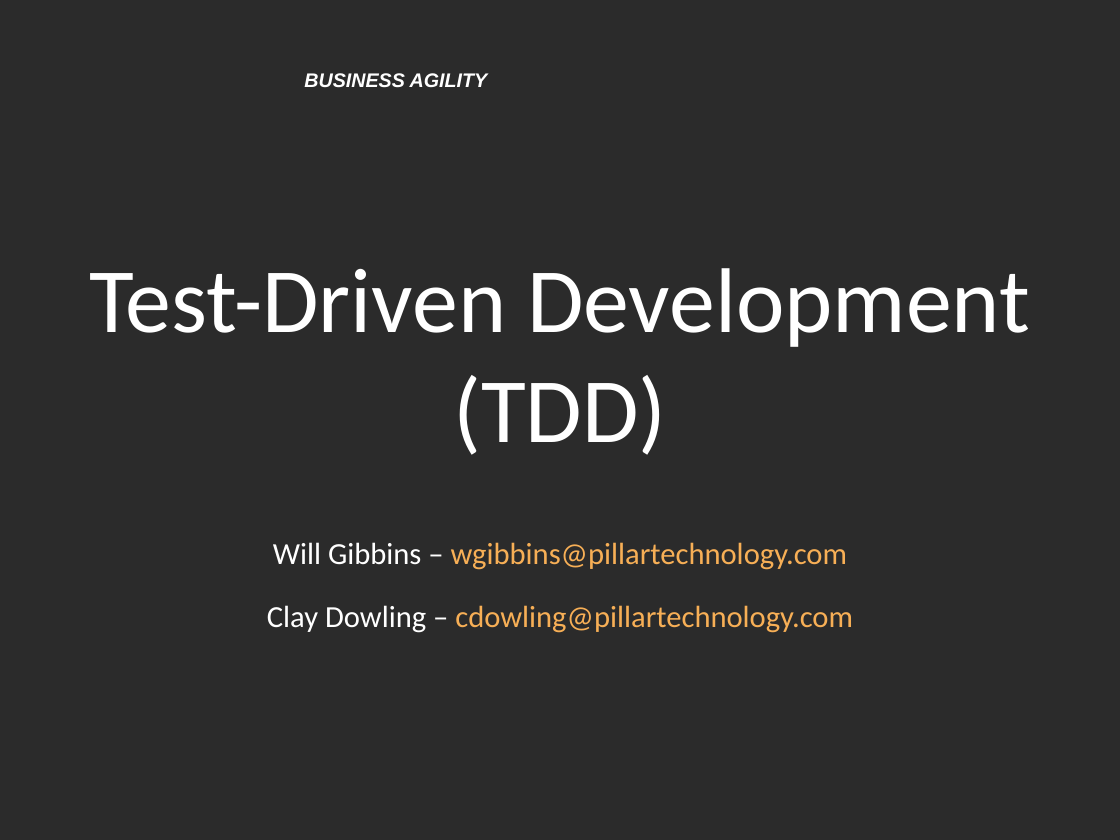
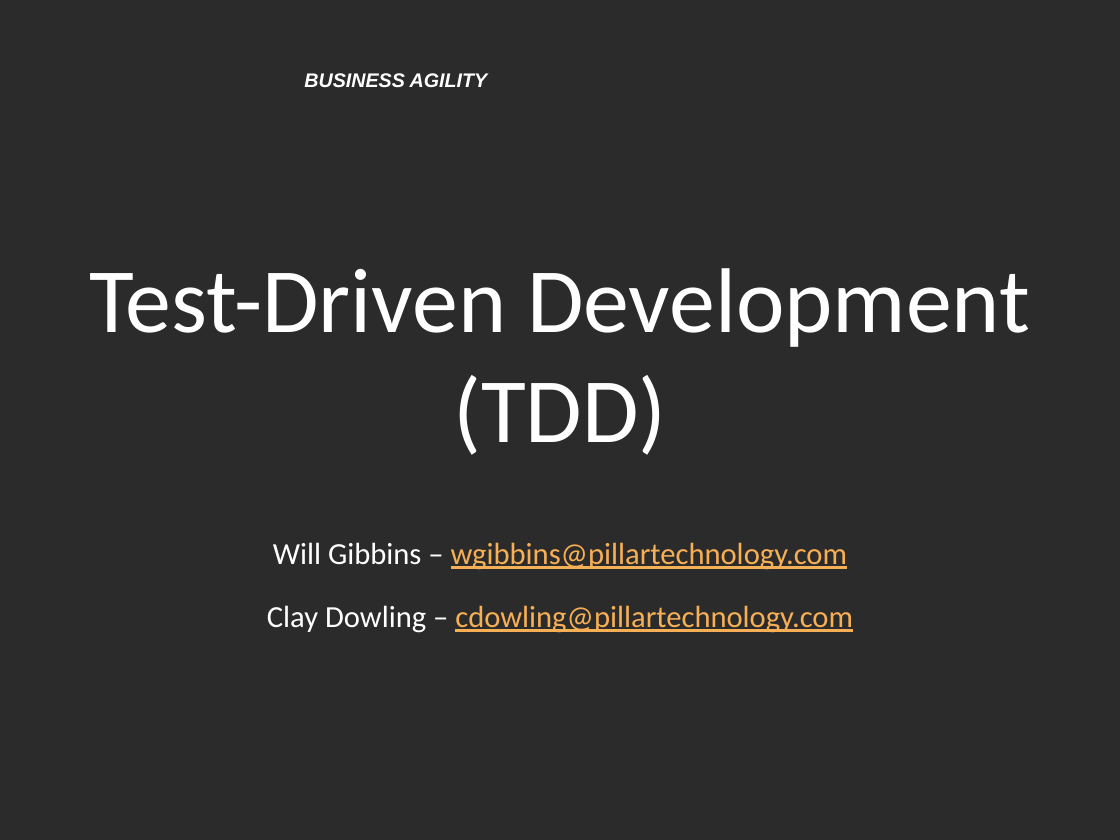
Before and after one commit to willgibbins/unittestingkata, a slide deck: slide 1 of presentation/testDrivenDevelopment.pptx. Drawn at 1120x840 pixels with LibreOffice and Linux fonts; fonts in the diff are those of the drawing; background and template pictures are left out; a plain dark background stands for a picture behind light text. Boxes give left, top, right and bottom in pixels: in the first picture for what was removed or moved away, otherwise in the second. Text is boxed around its words. In the diff, an @@ line names an element or a change of style, - is before the commit and + after.

```diff
--- a/presentation/testDrivenDevelopment.pptx
+++ b/presentation/testDrivenDevelopment.pptx
@@ text "Will Gibbins – wgibbins@pillartechnology.com" at [267,542,853,633]: underline on in "wgibbins@pillartechnology.com", "cdowling@pillartechnology.com" @@
```
Also in this commit, not shown: 1 other slide changed.
